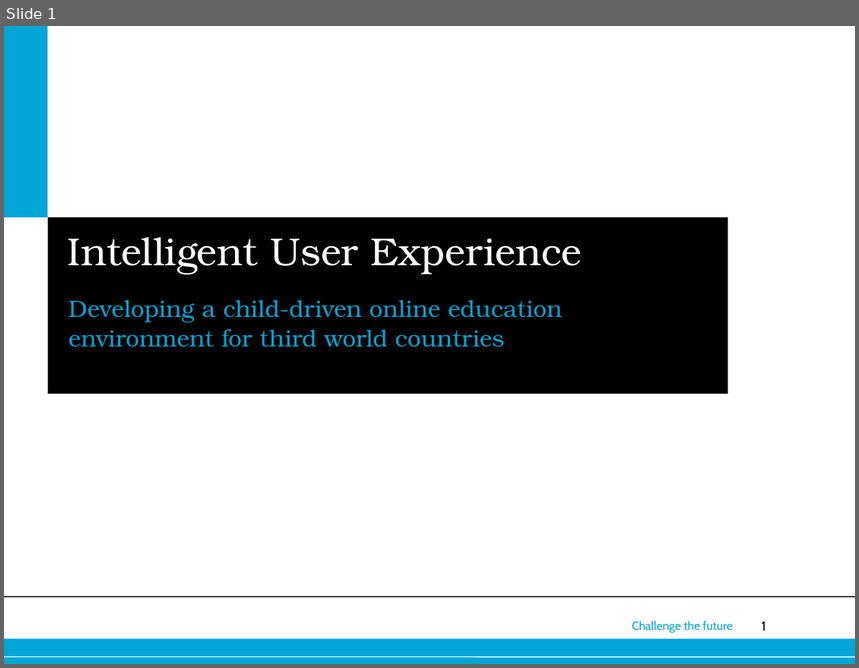
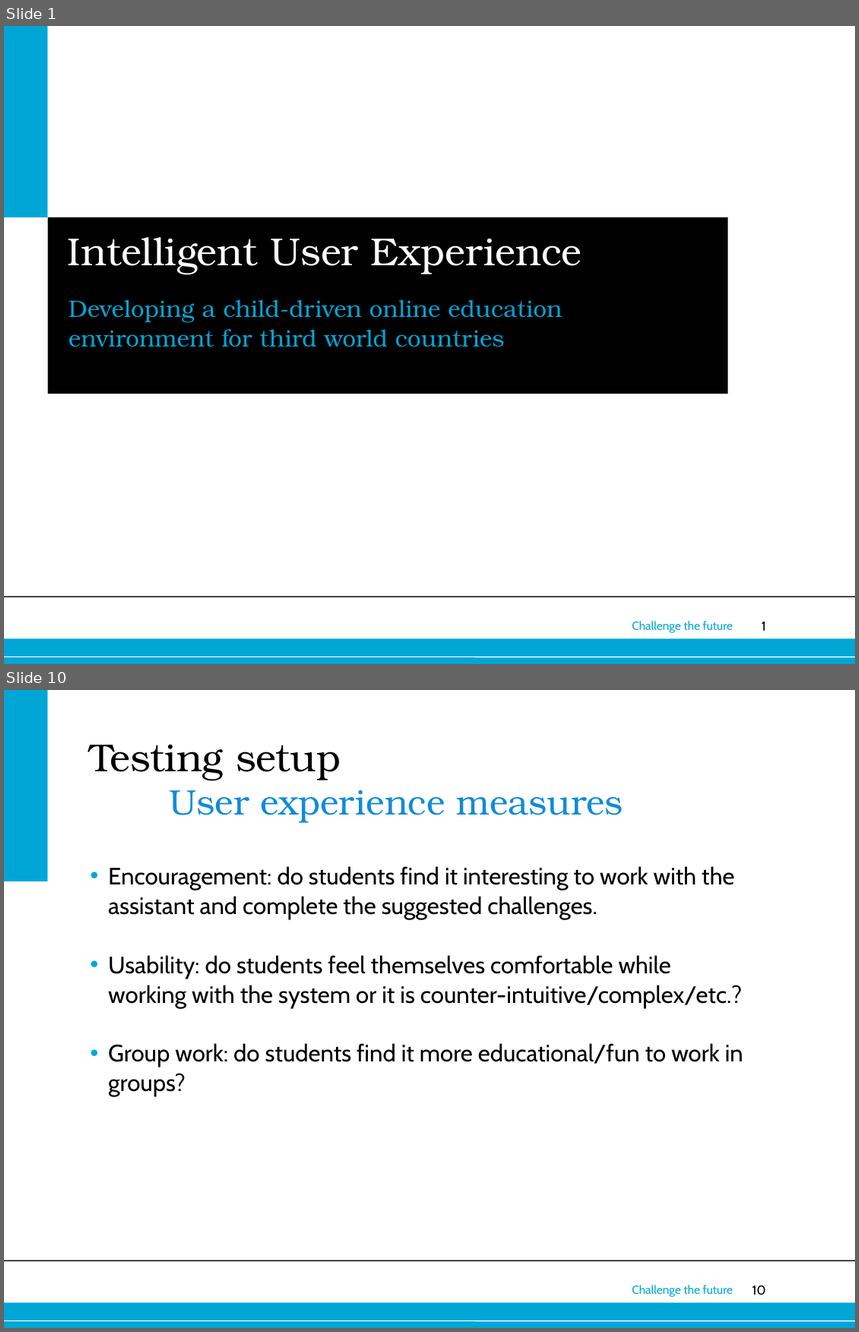
Before and after one commit to dzzh/IN4179-IUXE, a slide deck: Presentations/final presentation.ppt. Shown one above the other, each under a label of ours: slide 1 before the commit, slides 1 and 10 after it; the slides between them are not shown. The pictures are 859x668 and 859x1332 pixels, drawn with LibreOffice and Linux fonts; fonts in the diff are those of the drawing; background and template pictures are left out. Boxes give left, top, right and bottom in pixels: in the first picture for what was removed or moved away, otherwise in the second. Text is boxed around its words. In the diff, an @@ line names an element or a change of style, - is before the commit and + after.

```diff
--- a/Presentations/final presentation.ppt
+++ b/Presentations/final presentation.ppt
@@ slide 10 added at <box>4,690,855,1328</box>, background #FFFFFF; not listed: 5 template elements that a slide beside it also shows @@
@@ rectangle added at <box>4,690,47,882</box>, fill #00A6D6 @@
@@ title added at <box>89,744,623,822</box>, 30 pt, text #108BD9 @@
+Testing setup
+User experience measures
@@ text added at <box>108,866,743,1097</box>, 20 pt, text #000000 @@
+• Encouragement: do students find it interesting to work with the assistant and complete the suggested challenges.
+• Usability: do students feel themselves comfortable while working with the system or it is counter-intuitive/complex/etc.?
+• Group work: do students find it more educational/fun to work in groups?
```
Also in this commit, not shown: 14 other slides added, 6 slides removed, 1 other file.
